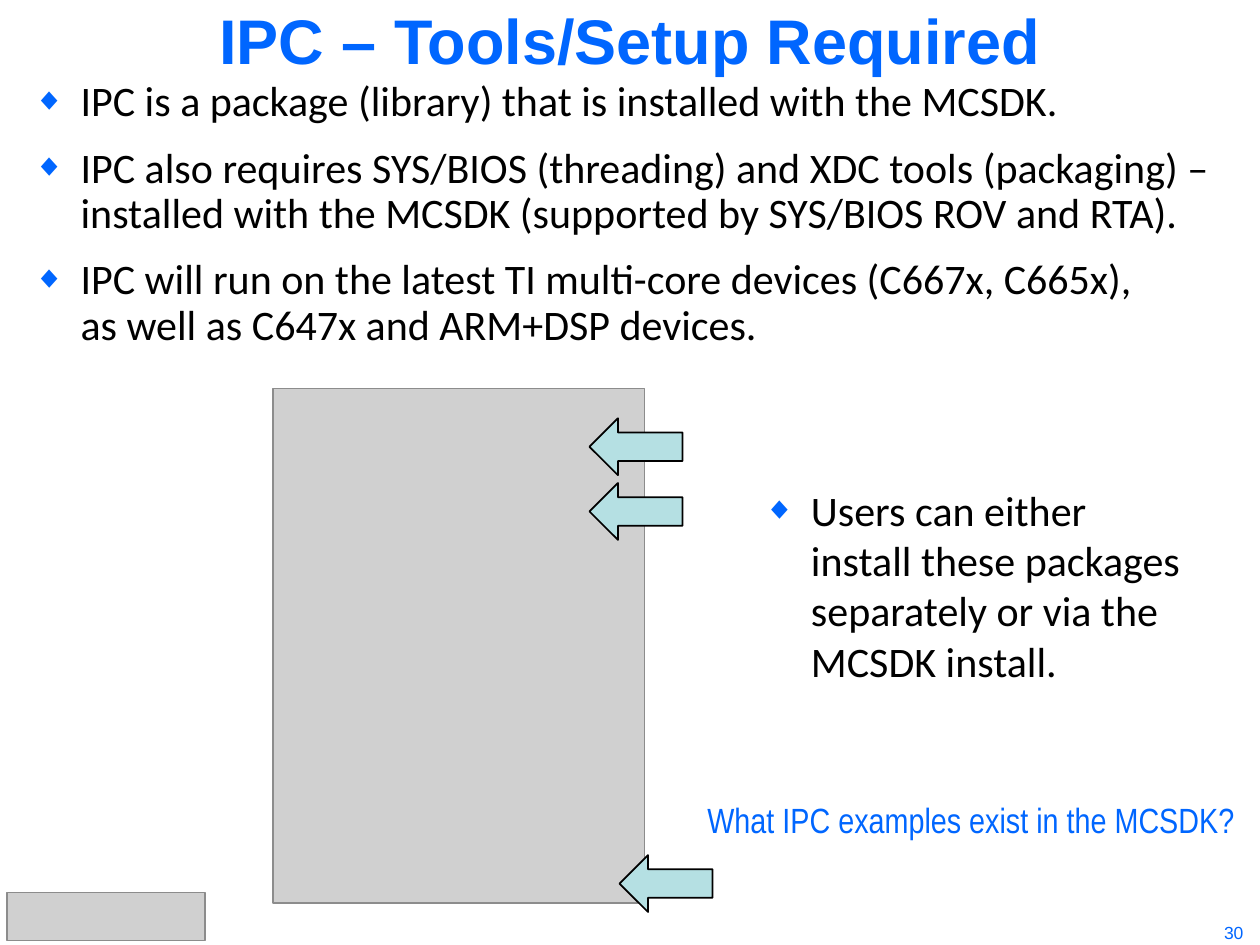
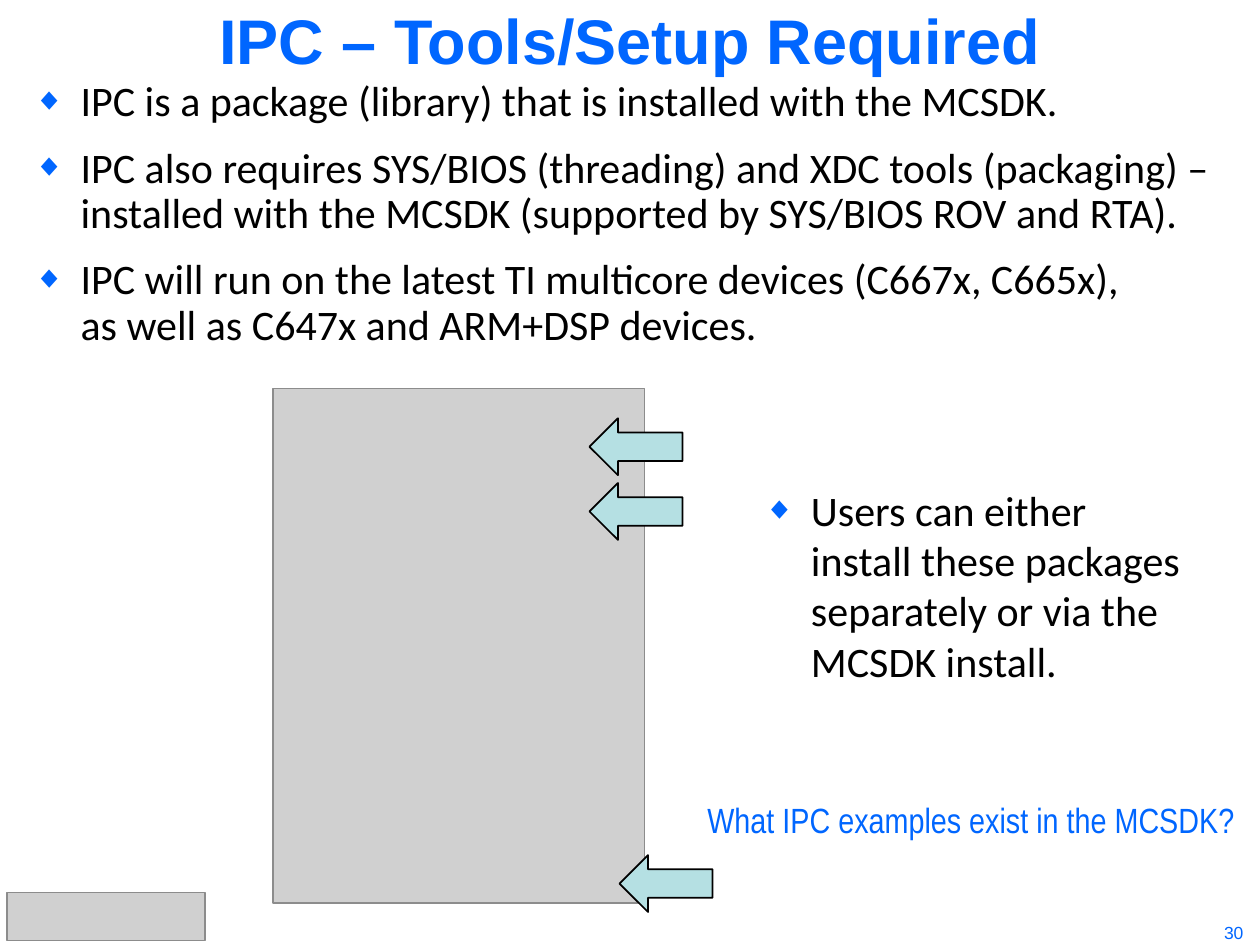
Before and after one commit to hari1989/keystone-workshop, a slide deck: slide 30 of preliminary/KeyStone Intro to IPC.pptx. Drawn at 1260x945 pixels with LibreOffice and Linux fonts; fonts in the diff are those of the drawing; grey boxes stand for pictures. Boxes give left, top, right and bottom in pixels: in the first picture for what was removed or moved away, otherwise in the second. Text is boxed around its words. In the diff, an @@ line names an element or a change of style, - is before the commit and + after.

```diff
--- a/preliminary/KeyStone Intro to IPC.pptx
+++ b/preliminary/KeyStone Intro to IPC.pptx
@@ text at [81, 263, 1119, 341]: text changed @@
-◆ IPC will run on the latest TI multi-core devices (C667x, C665x),
-  as well as C647x and ARM+DSP devices.
+◆ IPC will run on the latest TI multicore devices (C667x, C665x),
+  as well as C647x and ARM+DSP devices.
```
Also in this commit, not shown: 17 other slides changed.
